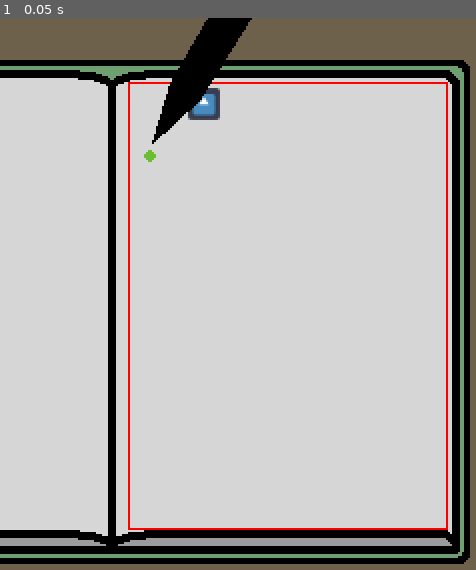
Above: before the commit, frame 1.
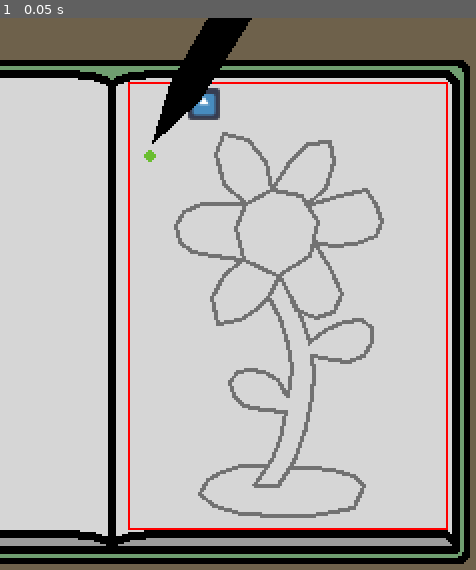
Above: after the commit, the same moment.

Repository: kennethbchen/Bullet-Journal-Game
Game: Godot game, scene res://Game.tscn
The game is run twice, just before and just after one commit, with the same random seed, the same clock (stepped at 60 frames per second) and the same inputs. The engine's default icon, where the game draws it, is replaced by a stand-in: a white triangle on a blue panel in a dark square.
Inputs:
- Up to frame 1 (0.05 s): no input

The runs differ from the first frame. In frame 1, 3.4% of the frame differs, in the area x 36-81%, y 20-91%.

Commit message:
Implemented flower guide drawing

Diff:
--- a/Game.tscn
+++ b/Game.tscn
@@ -1,7 +1,8 @@
-[gd_scene load_steps=10 format=3 uid="uid://cgfnwtxbl14yp"]
+[gd_scene load_steps=11 format=3 uid="uid://cgfnwtxbl14yp"]
 
 [ext_resource type="Script" path="res://Scripts/Player.gd" id="1_46845"]
 [ext_resource type="Texture2D" uid="uid://dylu3cq3lws6h" path="res://Sprites/PlayerHurtbox.png" id="1_jw0vf"]
+[ext_resource type="PackedScene" uid="uid://cbkrudifu2xkr" path="res://Scenes/GuideLine.tscn" id="1_s1vox"]
 [ext_resource type="PackedScene" uid="uid://cmn84sc4c3hn3" path="res://Scenes/LineDrawer.tscn" id="2_uwqo8"]
 [ext_resource type="Texture2D" uid="uid://crhpivl7bdwgs" path="res://Sprites/Pen.png" id="3_iqhor"]
 [ext_resource type="Script" path="res://Scripts/MouseInputHandler.gd" id="4_cae04"]
@@ -15,6 +16,21 @@
 radius = 8.0
 
 [node name="GameLevel" type="Node2D"]
+metadata/_edit_vertical_guides_ = [1.0]
+
+[node name="FlowerDrawingGuide" type="Node" parent="."]
+
+[node name="GuideLine" parent="FlowerDrawingGuide" instance=ExtResource("1_s1vox")]
+points = PackedVector2Array(118, 105, 123, 93, 136, 86, 151, 89, 159, 102, 155, 119, 139, 129, 122, 121, 118, 105)
+
+[node name="GuideLine2" parent="FlowerDrawingGuide" instance=ExtResource("1_s1vox")]
+points = PackedVector2Array(123, 93, 112, 83, 108, 68, 112, 58, 124, 61, 133, 72, 136, 86, 145, 72, 154, 63, 165, 62, 167, 72, 163, 85, 153, 94, 170, 89, 183, 86, 188, 93, 191, 102, 188, 109, 178, 113, 166, 114, 157, 112, 165, 125, 171, 138, 167, 147, 158, 150, 148, 146, 145, 139, 140, 129, 134, 140, 128, 146, 120, 151, 109, 153, 106, 140, 112, 129, 121, 121, 107, 119, 96, 117, 90, 112, 88, 104, 92, 97, 101, 93, 112, 93, 123, 93)
+
+[node name="GuideLine3" parent="FlowerDrawingGuide" instance=ExtResource("1_s1vox")]
+points = PackedVector2Array(144, 137, 150, 148, 155, 162, 163, 156, 172, 152, 181, 151, 186, 155, 186, 162, 182, 169, 174, 172, 167, 171, 156, 169, 157, 178, 156, 189, 153, 205, 147, 222, 139, 234, 127, 234, 136, 221, 140, 211, 143, 197, 132, 196, 122, 194, 117, 189, 115, 182, 119, 177, 125, 176, 132, 177, 139, 181, 144, 190, 146, 175, 144, 163, 140, 150, 134, 139)
+
+[node name="GuideLine4" parent="FlowerDrawingGuide" instance=ExtResource("1_s1vox")]
+points = PackedVector2Array(133, 224, 121, 224, 111, 227, 104, 231, 100, 238, 107, 244, 121, 248, 140, 249, 155, 249, 167, 247, 177, 245, 182, 234, 177, 229, 166, 226, 156, 225, 146, 225)
 
 [node name="LineParent" type="Node" parent="."]
 
--- /dev/null
+++ b/Scenes/GuideLine.tscn
@@ -0,0 +1,6 @@
+[gd_scene format=3 uid="uid://cbkrudifu2xkr"]
+
+[node name="GuideLine" type="Line2D"]
+top_level = true
+width = 2.0
+default_color = Color(0.447059, 0.447059, 0.447059, 1)
